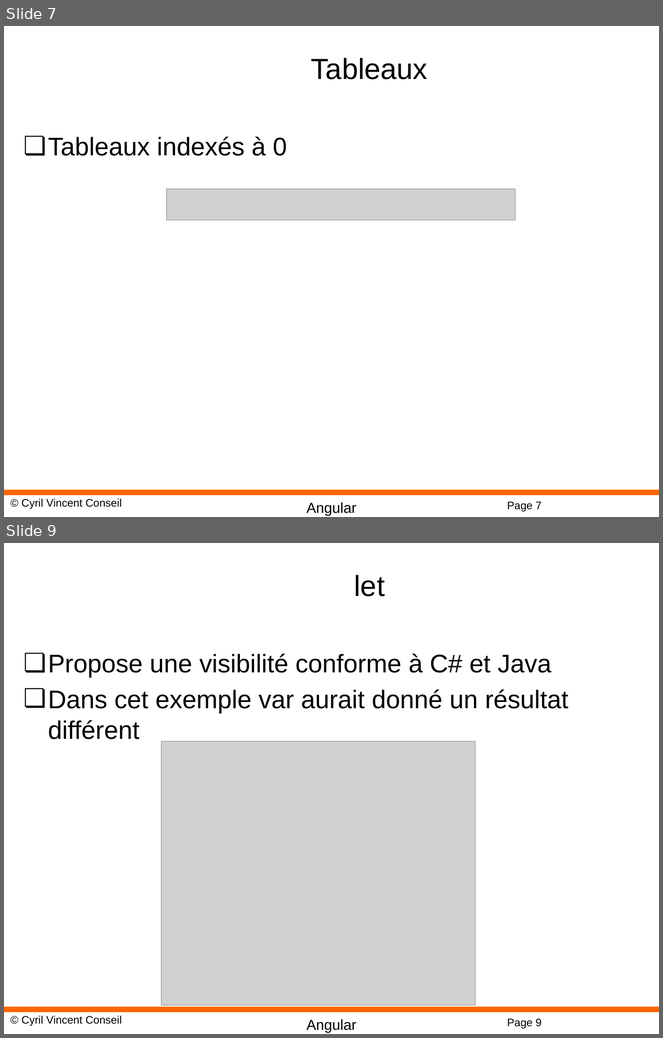
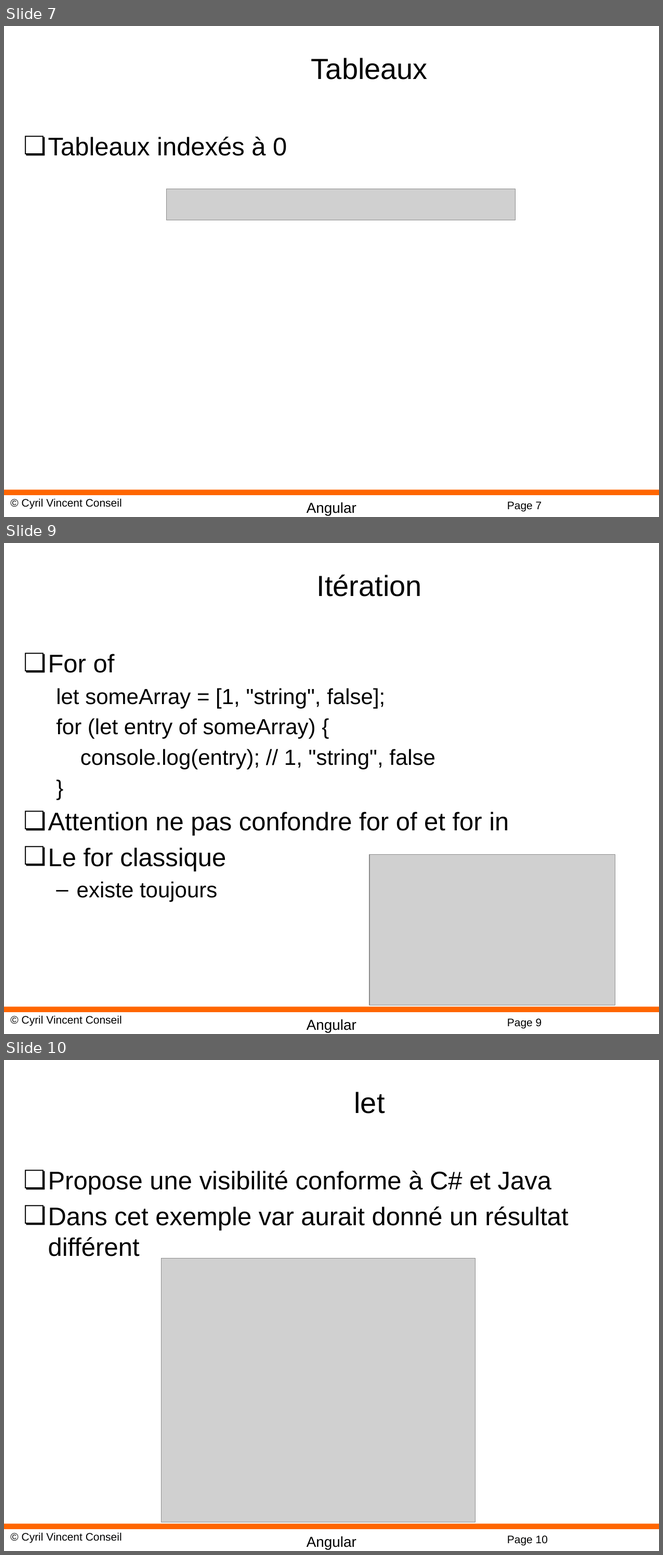
Before and after one commit to cyrilvincent/POE, a slide deck: ppt/angular/Angular07-TS.pptx. Shown one above the other, each under a label of ours: slides 7 and 9 before the commit, slides 7, 9 and 10 after it; the slides between them are not shown. The pictures are 663x1038 and 663x1555 pixels, drawn with LibreOffice and Linux fonts; fonts in the diff are those of the drawing; grey boxes stand for pictures; background and template pictures are left out. Boxes give left, top, right and bottom in pixels: in the first picture for what was removed or moved away, otherwise in the second. Text is boxed around its words. In the diff, an @@ line names an element or a change of style, - is before the commit and + after.

```diff
--- a/ppt/angular/Angular07-TS.pptx
+++ b/ppt/angular/Angular07-TS.pptx
@@ slide 9 added at (x1=4, y1=543, x2=659, y2=1034), background #FFFFFF; not listed: 4 template elements that a slide beside it also shows @@
@@ title added at (x1=317, y1=574, x2=422, y2=597), 32 pt, text #000000 @@
+Itération
@@ text added at (x1=48, y1=654, x2=509, y2=902), 24 pt, text #000000 @@
+❏ For of
+  let someArray = [1, "string", false];
+  for (let entry of someArray) {
+  console.log(entry); // 1, "string", false
+  }
+❏ Attention ne pas confondre for of et for in
+❏ Le for classique
+  – existe toujours
@@ picture added at (x1=370, y1=855, x2=616, y2=1006) @@
@@ what was slide 9 is now slide 10 @@
@@ page number at (x1=507, y1=1536, x2=548, y2=1546): text changed @@
-Page 9
+Page 10
```
Also in this commit, not shown: 1 slide changed, 4 other slides added, 5 other files.
